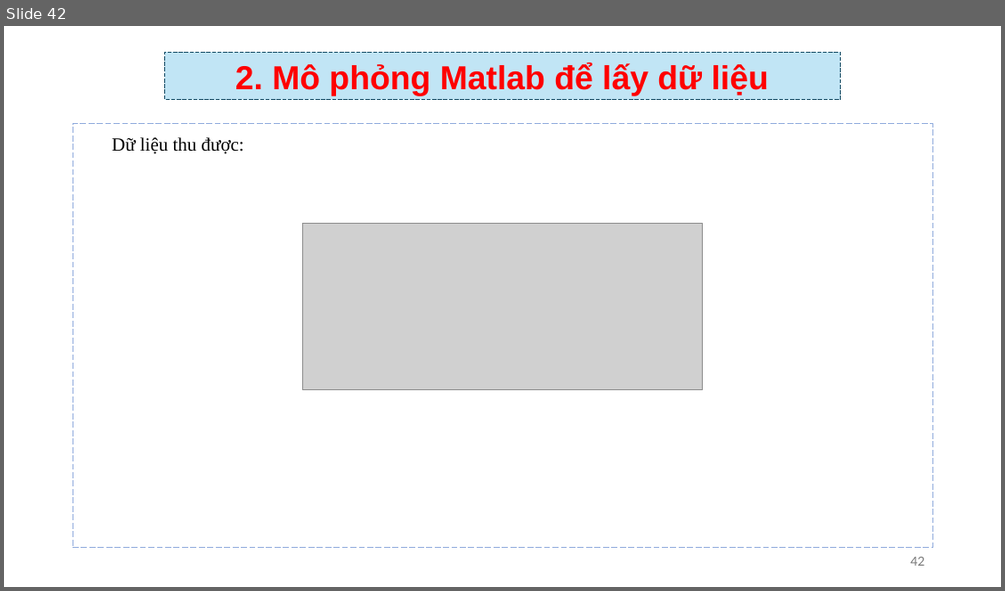
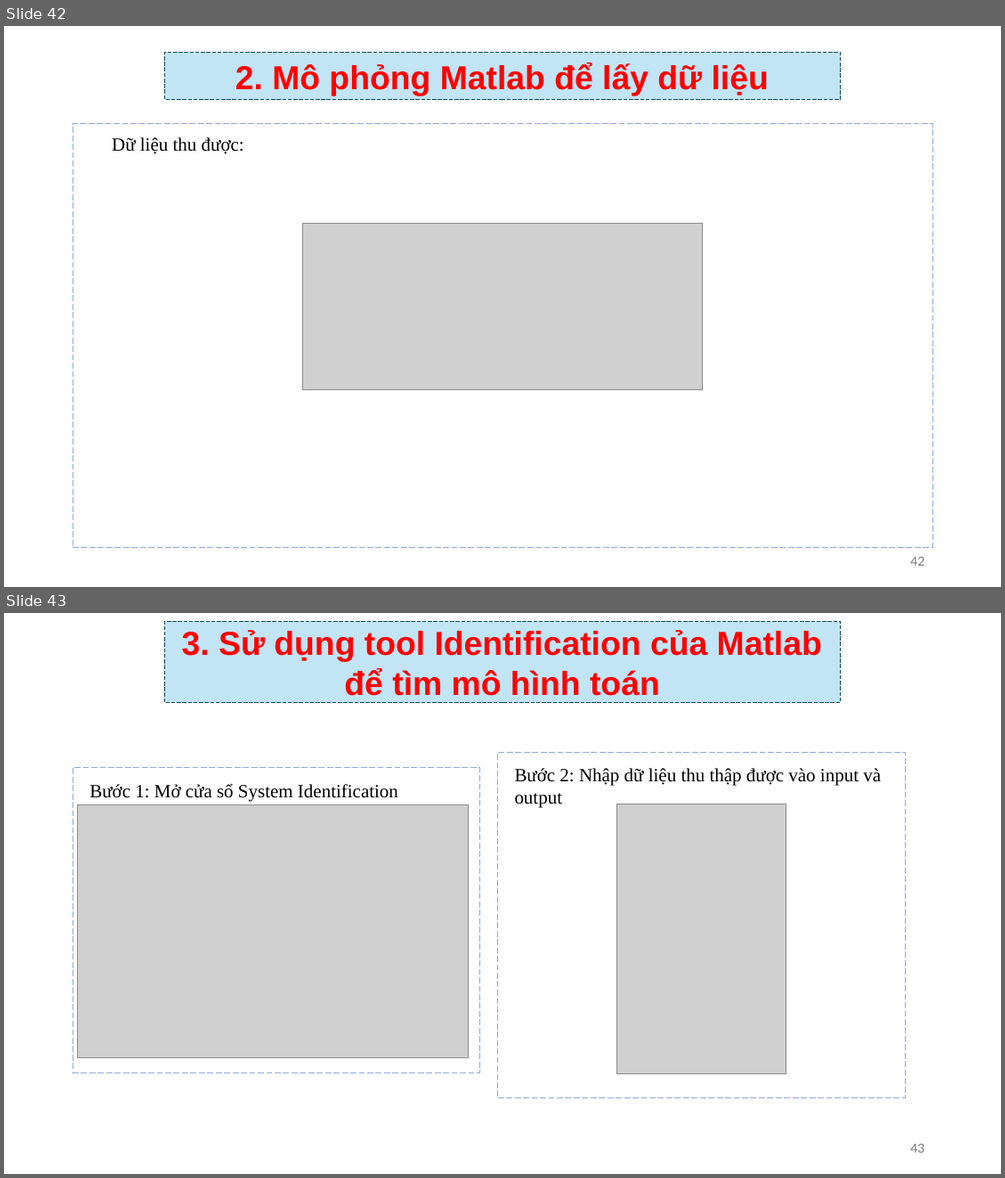
Before and after one commit to TIENPHAT2003/STM32, a slide deck: BaoCaoNhanDang.pptx. Shown one above the other, each under a label of ours: slide 42 before the commit, slides 42 and 43 after it. The pictures are 1005x591 and 1005x1178 pixels, drawn with LibreOffice and Linux fonts; fonts in the diff are those of the drawing; grey boxes stand for pictures; background and template pictures are left out. Boxes give left, top, right and bottom in pixels: in the first picture for what was removed or moved away, otherwise in the second. Text is boxed around its words. In the diff, an @@ line names an element or a change of style, - is before the commit and + after.

```diff
--- a/BaoCaoNhanDang.pptx
+++ b/BaoCaoNhanDang.pptx
@@ slide 43 added at (4,613,1001,1174), background #FFFFFF @@
@@ rectangle added at (165,621,840,703), fill #C1E5F5, outline #104862 0.75 pt dashed, 32 pt, text #FF0000, bold @@
+3. Sử dụng tool Identification của Matlab để tìm mô hình toán
@@ freeform shape added at (73,768,480,1073), outline #8FAADC 0.75 pt dashed @@
@@ freeform shape added at (498,752,905,1097), outline #8FAADC 0.75 pt dashed @@
@@ text added at (515,768,881,808), 18 pt, text #000000 @@
+Bước 2: Nhập dữ liệu thu thập được vào input và output
@@ text added at (89,783,398,801), 18 pt, text #000000 @@
+Bước 1: Mở cửa sổ System Identification
@@ picture added at (77,805,469,1058) @@
@@ picture added at (617,803,786,1074) @@
@@ page number added at (910,1143,924,1152), 12 pt, text #797979 @@
+43
```
Also in this commit, not shown: 1 slide changed, 12 other slides added, 1 other file.
